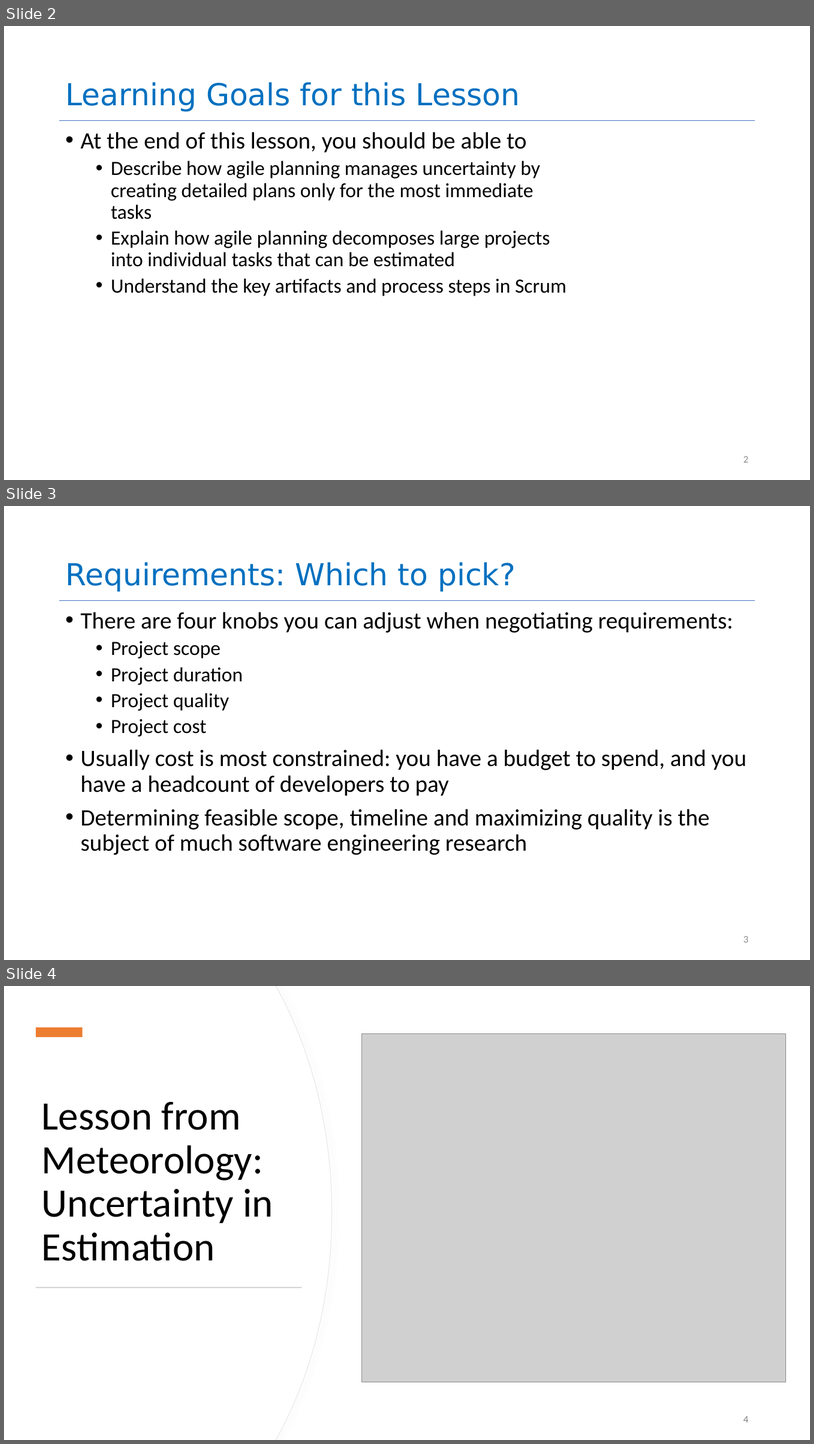
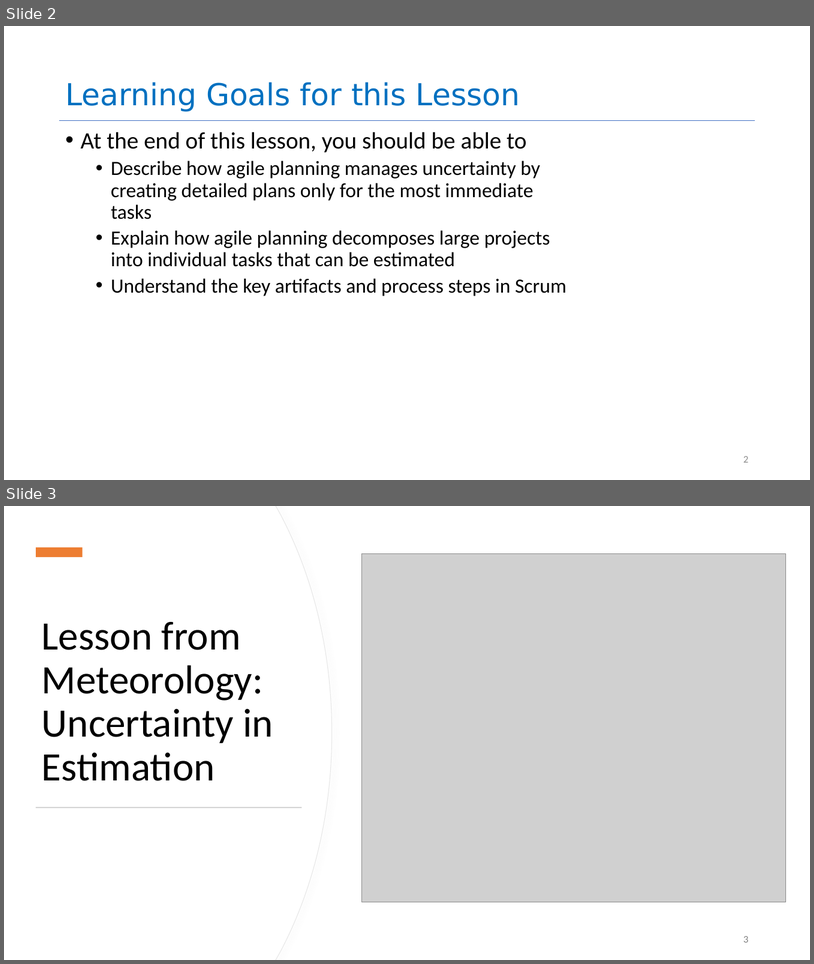
Before and after one commit to neu-se/CS4530-Spring-2023, a slide deck: Slides/Module 06.2 Agile Planning and Estimation.pptx. Shown one above the other, each under a label of ours: slides 2, 3 and 4 before the commit, slides 2 and 3 after it. The pictures are 814x1444 and 814x964 pixels, drawn with LibreOffice and Linux fonts; fonts in the diff are those of the drawing; grey boxes stand for pictures. Boxes give left, top, right and bottom in pixels: in the first picture for what was removed or moved away, otherwise in the second. Text is boxed around its words. In the diff, an @@ line names an element or a change of style, - is before the commit and + after.

```diff
--- a/Slides/Module 06.2 Agile Planning and Estimation.pptx
+++ b/Slides/Module 06.2 Agile Planning and Estimation.pptx
@@ slide 3 removed at (4, 506, 810, 960), background #FFFFFF; not listed: 1 template element that a slide beside it also shows @@
@@ title removed at (65, 562, 515, 592) @@
-Requirements: Which to pick?
@@ text removed at (81, 612, 747, 855) @@
-• There are four knobs you can adjust when negotiating requirements:
-  • Project scope
-  • Project duration
-  • Project quality
-  • Project cost
-• Usually cost is most constrained: you have a budget to spend, and you have a headcount of developers to pay
-• Determining feasible scope, timeline and maximizing quality is the subject of much software engineering research
@@ page number removed at (744, 936, 749, 942) @@
-3
@@ what was slide 4 is now slide 3 @@
@@ page number at (744, 936, 749, 942): text changed @@
-4
+3
```
Also in this commit, not shown: 4 slides changed, 2 slides added, 1 other slide removed.
